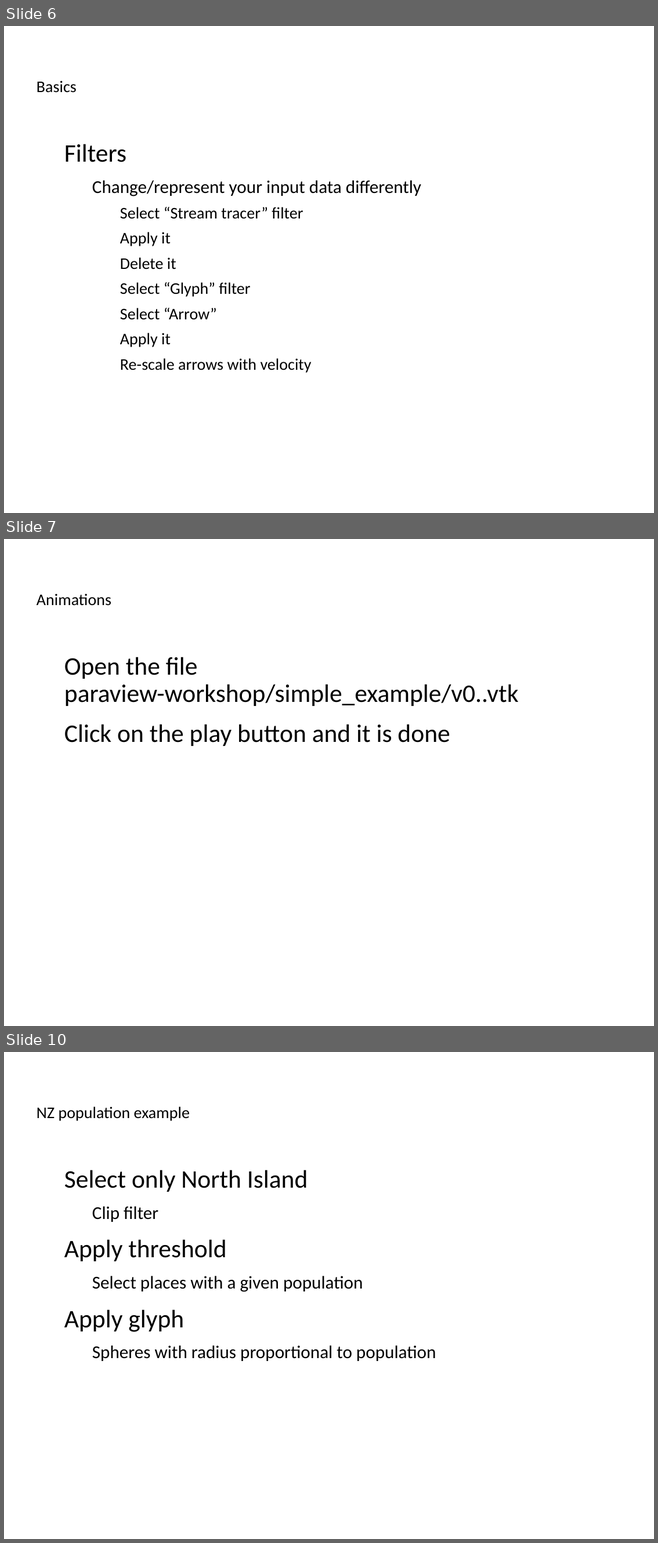
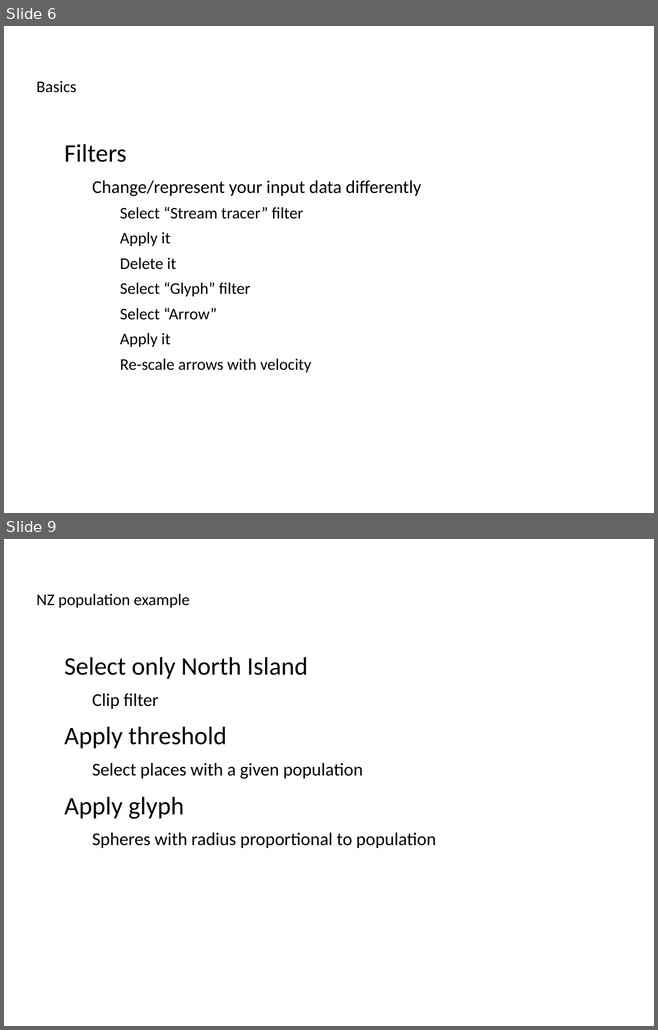
Before and after one commit to ucgmsim/workshops, a slide deck: presentation/slides.odp. Shown one above the other, each under a label of ours: slides 6, 7 and 10 before the commit, slides 6 and 9 after it; the slides between them are not shown. The pictures are 658x1543 and 658x1030 pixels, drawn with LibreOffice and Linux fonts; fonts in the diff are those of the drawing; background and template pictures are left out. Boxes give left, top, right and bottom in pixels: in the first picture for what was removed or moved away, otherwise in the second. Text is boxed around its words. In the diff, an @@ line names an element or a change of style, - is before the commit and + after.

```diff
--- a/presentation/slides.odp
+++ b/presentation/slides.odp
@@ slide 7 removed at box(4, 539, 654, 1026), background picture (left out) @@
@@ title removed at box(36, 594, 111, 606) @@
-Animations
@@ text removed at box(64, 657, 518, 746) @@
-● Open the file paraview-workshop/simple_example/v0..vtk
-● Click on the play button and it is done
@@ what was slide 10 is now slide 9 @@
```
Also in this commit, not shown: 8 slides changed, 2 slides added, 1 other slide removed.
